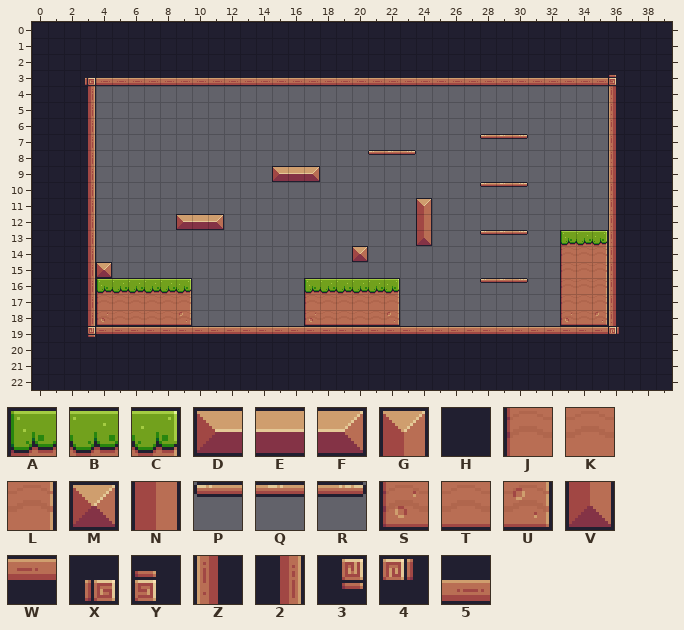
One commit to this Tiled map: assets/tiles/Level-02.tmx. Above: the version before the commit.
Cells are 16x16 px. Shown: x 0..39, y 0..22.
Key: from "Pixel Adventure": A 6, B 7, C 8, D 12, E 13, F 14, G 15, H 23, J 28, K 29, L 30, M 34, N 37, P 39, Q 40, R 41, S 50, T 51, U 52, V 59, W 89, X 91, Y 92, Z 110, 2 112, 3 113, 4 114, 5 133.
_ is an empty cell.
Layer "Background" before, first column x 0:
 0 HHHHHHHHHHHHHHHHHHHHHHHHHHHHHHHHHHHHHHHH
 1 HHHHHHHHHHHHHHHHHHHHHHHHHHHHHHHHHHHHHHHH
 2 HHHHHHHHHHHHHHHHHHHHHHHHHHHHHHHHHHHHHHHH
 3 HHHX55555555555555555555555555555555YHHH
 4 HHH2________________________________ZHHH
 5 HHH2________________________________ZHHH
 6 HHH2________________________________ZHHH
 7 HHH2________________________PQR_____ZHHH
 8 HHH2_________________PQR____________ZHHH
 9 HHH2___________DEF__________________ZHHH
10 HHH2________________________PQR_____ZHHH
11 HHH2____________________G___________ZHHH
12 HHH2_____DEF____________N___________ZHHH
13 HHH2____________________V___PQR__ABCZHHH
14 HHH2________________M____________JKLZHHH
15 HHH2M____________________________JKLZHHH
16 HHH2ABBBBC_______ABBBBC_____PQR__JKLZHHH
17 HHH2JKKKKL_______JKKKKL__________JKLZHHH
18 HHH2STTTTU_______STTTTU__________STUZHHH
19 HHH3WWWWWWWWWWWWWWWWWWWWWWWWWWWWWWWW4HHH
20 HHHHHHHHHHHHHHHHHHHHHHHHHHHHHHHHHHHHHHHH
21 HHHHHHHHHHHHHHHHHHHHHHHHHHHHHHHHHHHHHHHH
22 HHHHHHHHHHHHHHHHHHHHHHHHHHHHHHHHHHHHHHHH
New version:
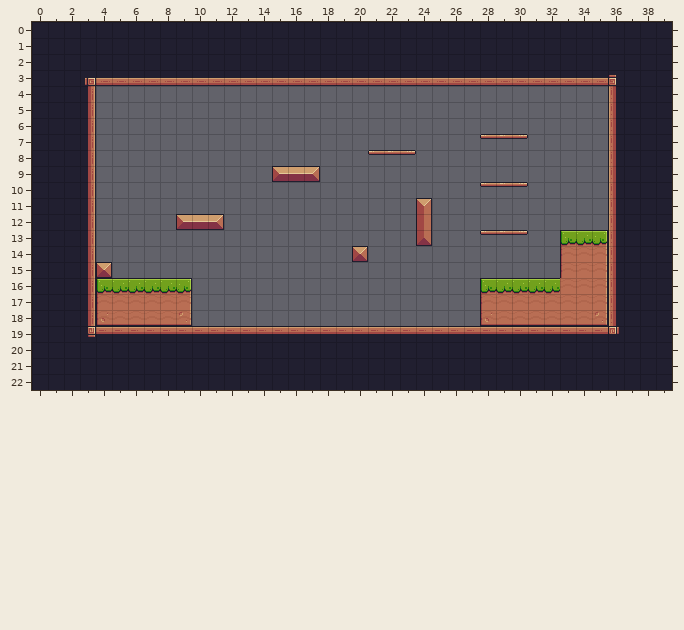
Changes in this commit:
Layer "Background":
y 16: x 17..22 ABBBBC -> ______; x 28..33 PQR__J -> ABBBBK
y 17: x 17..22 JKKKKL -> ______; x 28..33 _____J -> JKKKKK
y 18: x 17..22 STTTTU -> ______; x 28..33 _____S -> STTTTT
